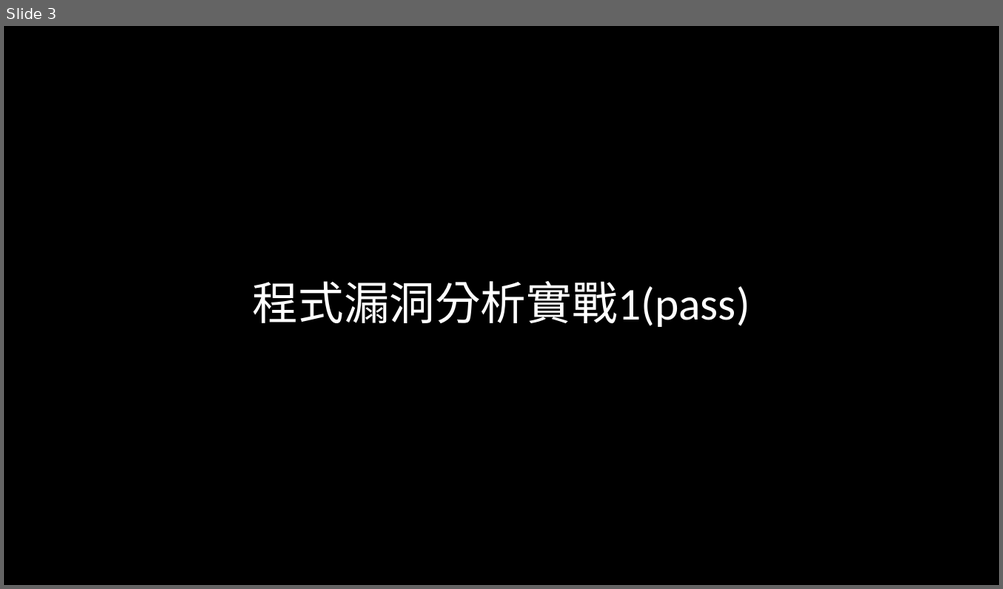
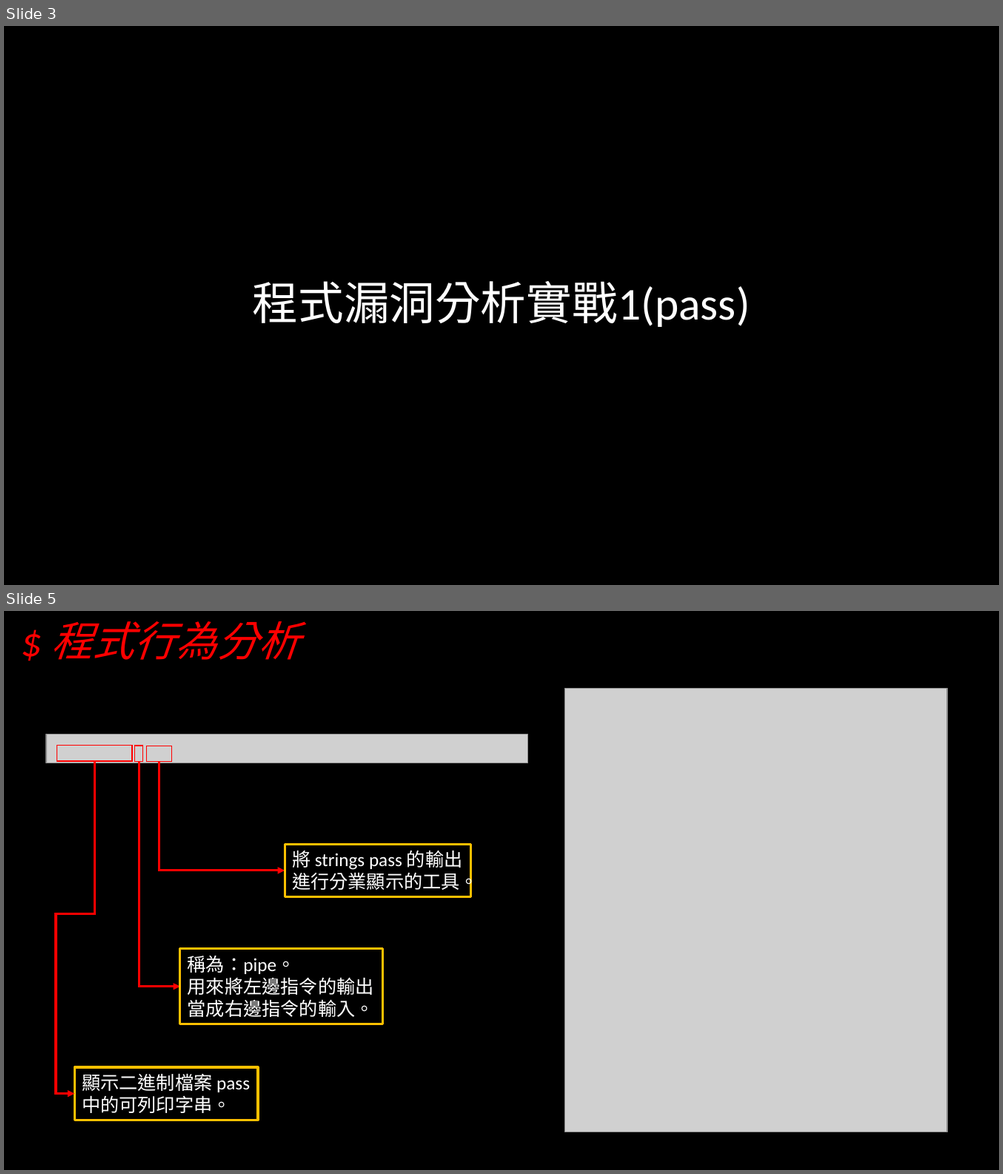
Before and after one commit to hehank/CTF_Practice, a slide deck: Pwn/報告/程式安全期末報告.pptx. Shown one above the other, each under a label of ours: slide 3 before the commit, slides 3 and 5 after it; the slides between them are not shown. The pictures are 1003x589 and 1003x1174 pixels, drawn with LibreOffice and Linux fonts; fonts in the diff are those of the drawing; grey boxes stand for pictures; background and template pictures are left out. Boxes give left, top, right and bottom in pixels: in the first picture for what was removed or moved away, otherwise in the second. Text is boxed around its words. In the diff, an @@ line names an element or a change of style, - is before the commit and + after.

```diff
--- a/Pwn/報告/程式安全期末報告.pptx
+++ b/Pwn/報告/程式安全期末報告.pptx
@@ slide 5 added at bbox=[4, 611, 999, 1170], background picture (left out) @@
@@ text added at bbox=[51, 621, 299, 660], 40 pt, text #FF0000, italic @@
+$ 程式行為分析
@@ picture added at bbox=[564, 689, 947, 1133] @@
@@ picture added at bbox=[46, 734, 528, 763] @@
@@ elbow arrow added from (94, 761) to (74, 1093), #FF0000 2.25 pt @@
@@ rectangle added at bbox=[57, 745, 131, 761], outline #FF0000 1 pt @@
@@ rectangle added at bbox=[134, 746, 143, 762], outline #FF0000 1 pt @@
@@ elbow arrow added from (139, 762) to (180, 987), #FF0000 2.25 pt @@
@@ rectangle added at bbox=[147, 746, 172, 762], outline #FF0000 1 pt @@
@@ elbow arrow added from (159, 762) to (284, 871), #FF0000 2.25 pt @@
@@ rectangle added at bbox=[284, 845, 471, 897], outline #FFC000 2.25 pt, 18 pt, text #FFFFFF @@
+將 strings pass 的輸出進行分業顯示的工具。
@@ rectangle added at bbox=[180, 949, 382, 1025], outline #FFC000 2.25 pt, 18 pt, text #FFFFFF @@
+稱為：pipe。
+用來將左邊指令的輸出當成右邊指令的輸入。
@@ rectangle added at bbox=[74, 1068, 258, 1121], outline #FFC000 2.25 pt, 18 pt, text #FFFFFF @@
+顯示二進制檔案 pass 中的可列印字串。
```
Also in this commit, not shown: 1 slide changed, 17 other slides added, 1 slide removed, 3 other files.
